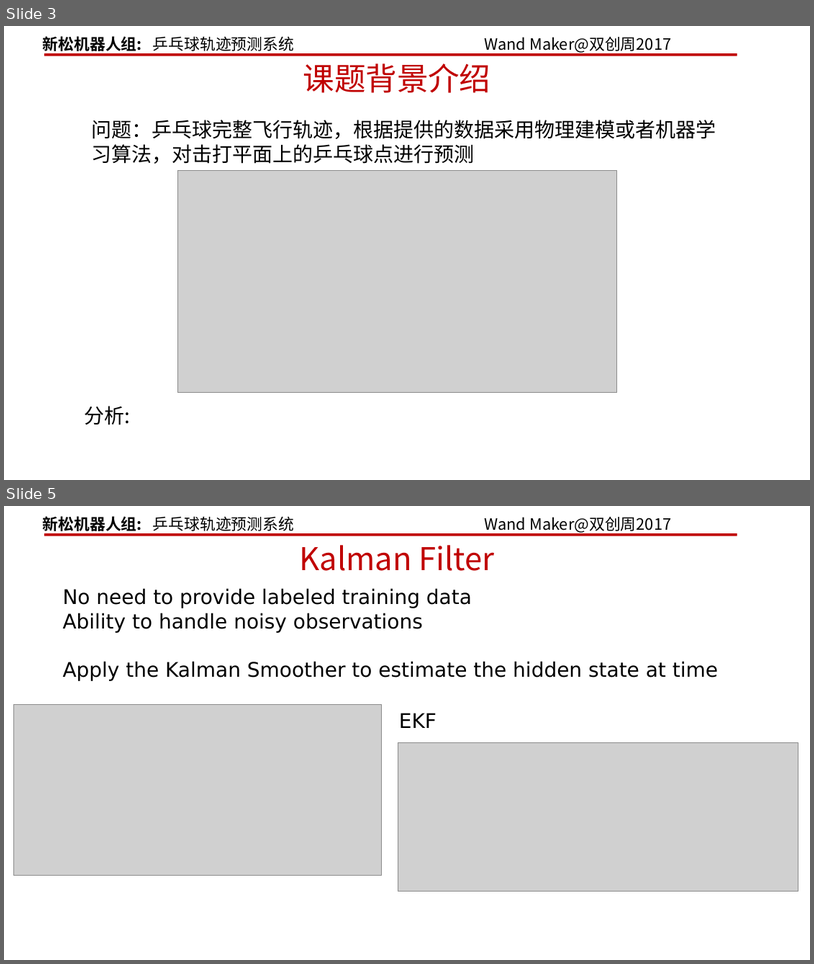
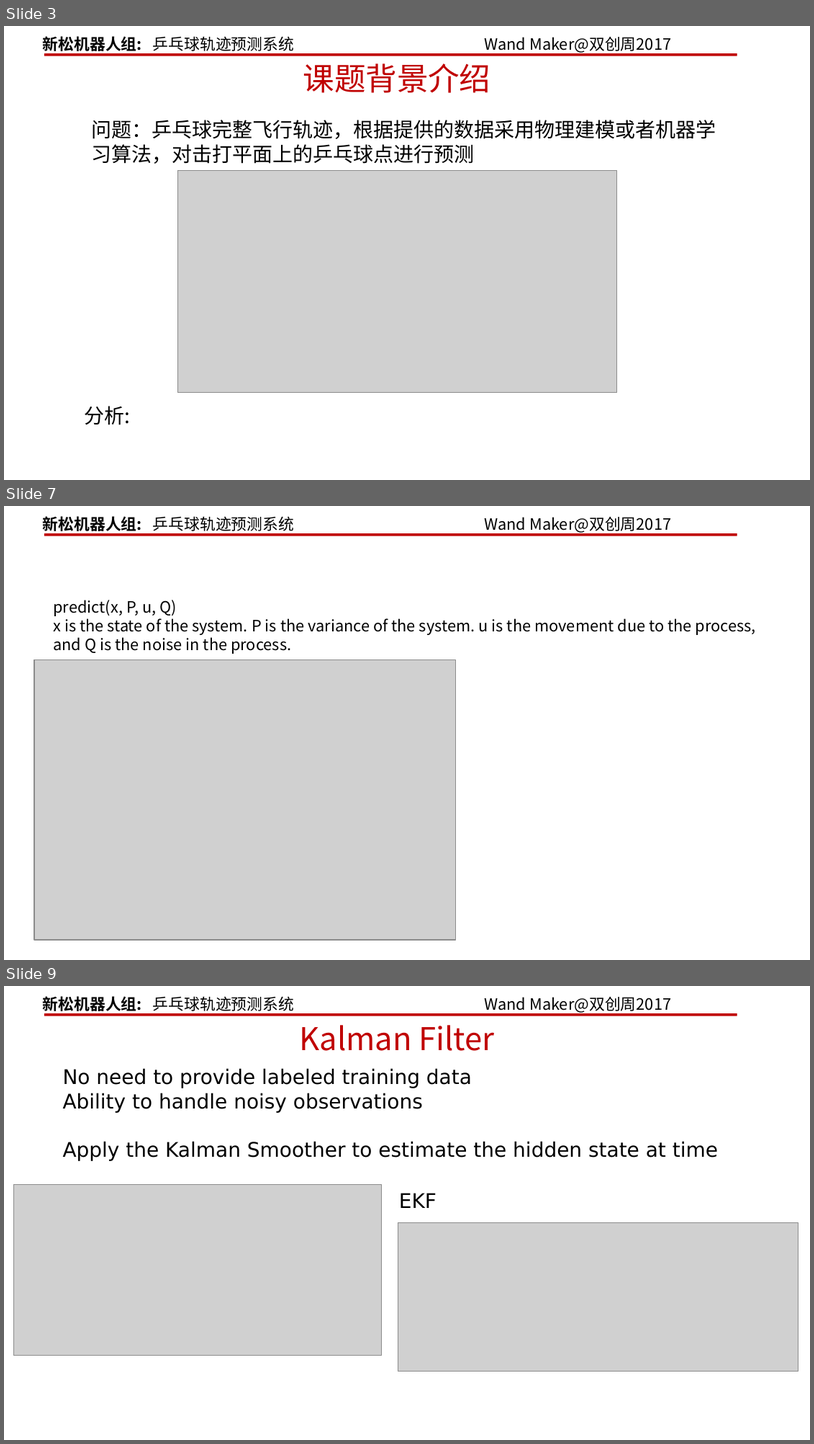
Before and after one commit to elviswf/pingpongBot, a slide deck: docs/wandmaker_新松机器人.pptx. Shown one above the other, each under a label of ours: slides 3 and 5 before the commit, slides 3, 7 and 9 after it; the slides between them are not shown. The pictures are 814x964 and 814x1444 pixels, drawn with LibreOffice and Linux fonts; fonts in the diff are those of the drawing; grey boxes stand for pictures. Boxes give left, top, right and bottom in pixels: in the first picture for what was removed or moved away, otherwise in the second. Text is boxed around its words. In the diff, an @@ line names an element or a change of style, - is before the commit and + after.

```diff
--- a/docs/wandmaker_新松机器人.pptx
+++ b/docs/wandmaker_新松机器人.pptx
@@ slide 7 added at (4, 506, 810, 960), background #FFFFFF; not listed: 2 template elements that a slide beside it also shows @@
@@ text added at (53, 600, 756, 654), 14 pt, text #000000 @@
+predict(x, P, u, Q)
+x is the state of the system. P is the variance of the system. u is the movement due to the process, and Q is the noise in the process.
@@ picture added at (34, 660, 455, 940) @@
@@ what was slide 5 is now slide 9 @@
```
Also in this commit, not shown: 1 slide changed, 3 other slides added, 4 other files.
